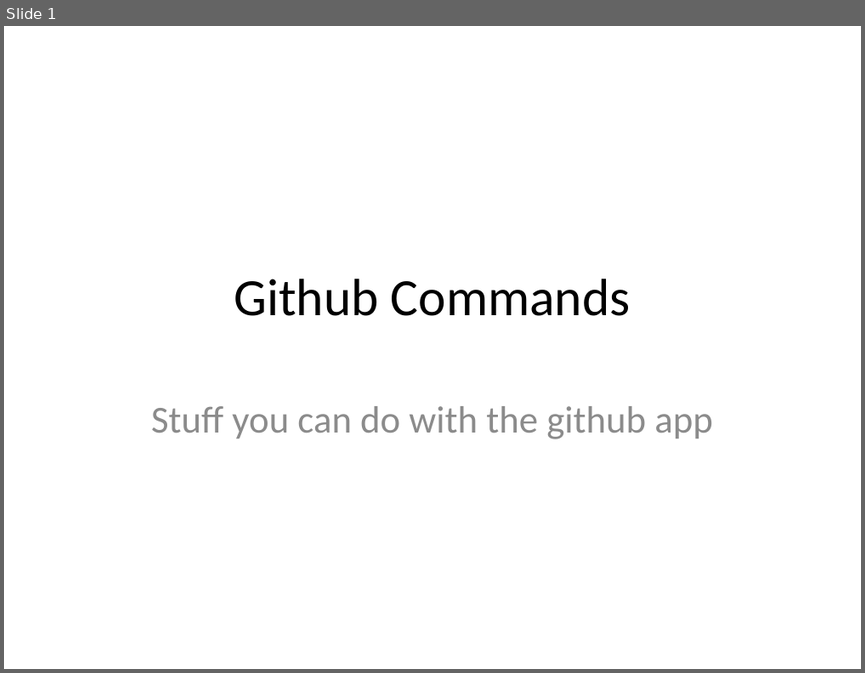
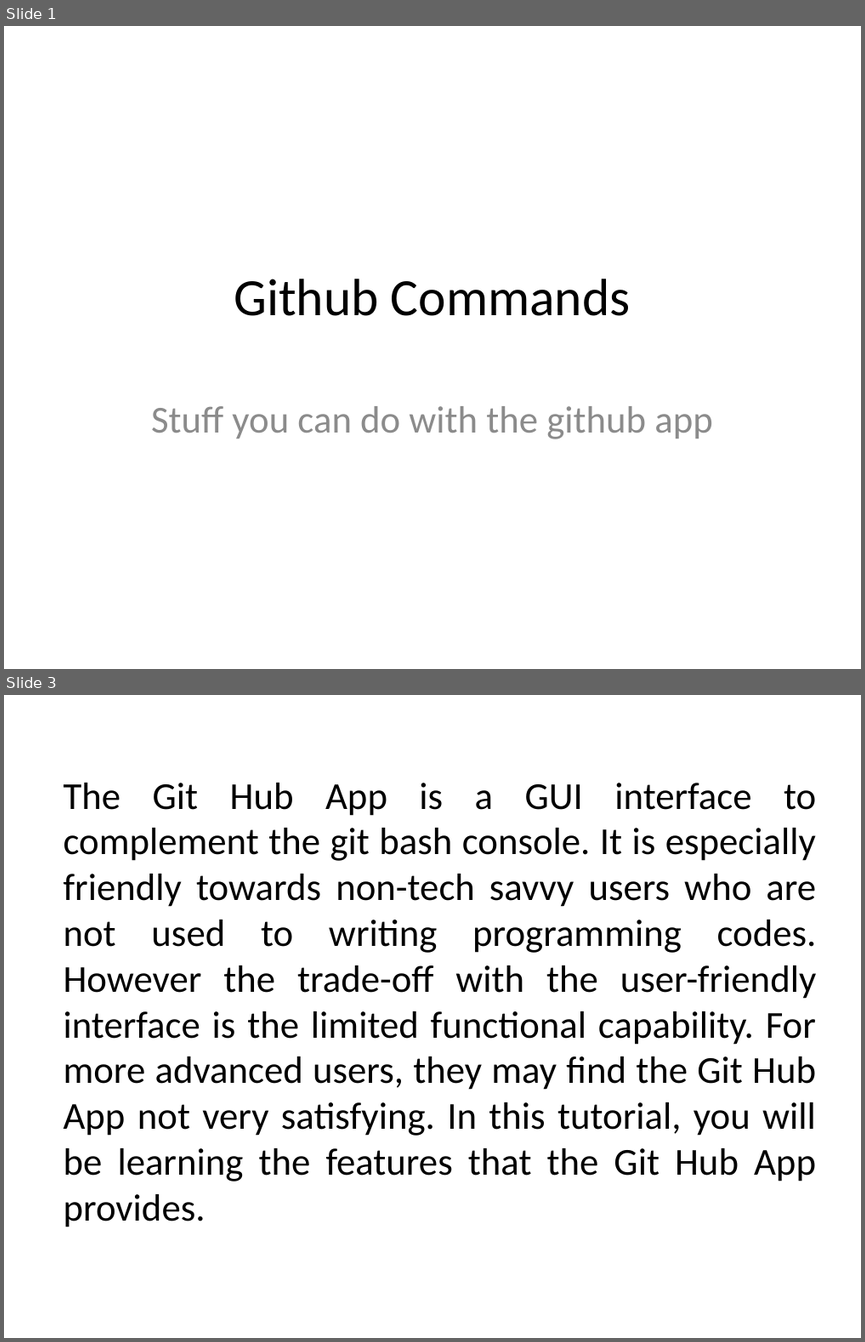
Before and after one commit to JaceTan/programming-notes, a slide deck: Github Commands.pptx. Shown one above the other, each under a label of ours: slide 1 before the commit, slides 1 and 3 after it; the slides between them are not shown. The pictures are 865x673 and 865x1342 pixels, drawn with LibreOffice and Linux fonts; fonts in the diff are those of the drawing. Boxes give left, top, right and bottom in pixels: in the first picture for what was removed or moved away, otherwise in the second. Text is boxed around its words. In the diff, an @@ line names an element or a change of style, - is before the commit and + after.

```diff
--- a/Github Commands.pptx
+++ b/Github Commands.pptx
@@ slide 3 added at (4, 695, 861, 1338), background #FFFFFF @@
@@ text added at (64, 783, 817, 1227), 32 pt, text #000000 @@
+The Git Hub App is a GUI interface to complement the git bash console. It is especially friendly towards non-tech savvy users who are not used to writing programming codes. However the trade-off with the user-friendly interface is the limited functional capability. For more advanced users, they may find the Git Hub App not very satisfying. In this tutorial, you will be learning the features that the Git Hub App provides.
```
Also in this commit, not shown: 31 other slides added, 4 slides removed.
